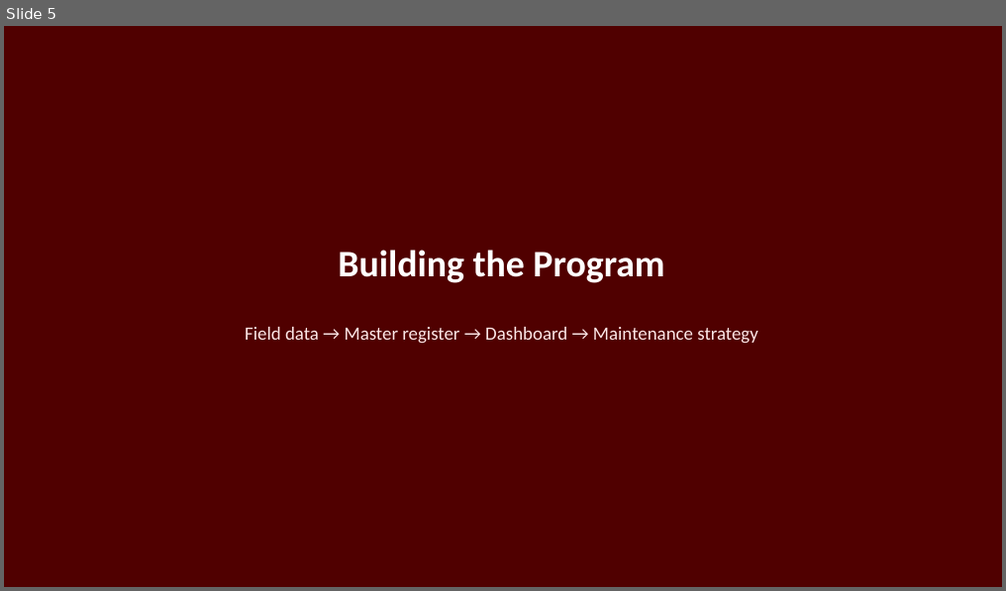
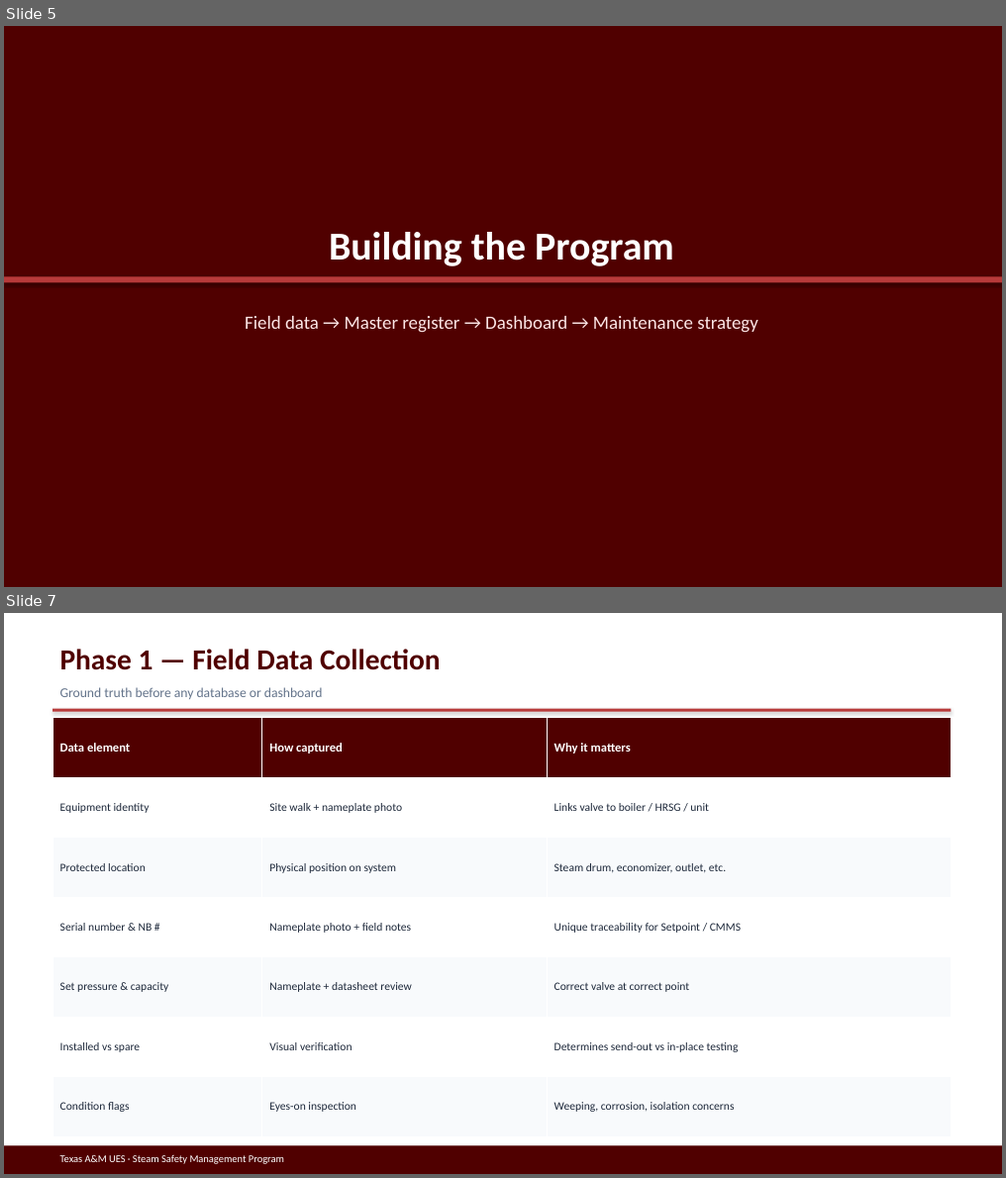
Before and after one commit to stavan12-a11y/PSV-Compliance-Tracking-Dashboard, a slide deck: docs/presentation/UES-Steam-Safety-Management-Program.pptx. Shown one above the other, each under a label of ours: slide 5 before the commit, slides 5 and 7 after it; the slides between them are not shown. The pictures are 1006x591 and 1006x1178 pixels, drawn with LibreOffice and Linux fonts; fonts in the diff are those of the drawing. Boxes give left, top, right and bottom in pixels: in the first picture for what was removed or moved away, otherwise in the second. Text is boxed around its words. In the diff, an @@ line names an element or a change of style, - is before the commit and + after.

```diff
--- a/docs/presentation/UES-Steam-Safety-Management-Program.pptx
+++ b/docs/presentation/UES-Steam-Safety-Management-Program.pptx
@@ slide 7 added at (4,613,1002,1174), background #FFFFFF @@
@@ text added at (60,649,441,670), 28 pt, text #500000, bold @@
+Phase 1 — Field Data Collection
@@ text added at (60,687,323,699), 13 pt, text #64748B @@
+Ground truth before any database or dashboard
@@ rectangle added at (53,709,951,712), fill #B83A3A @@
@@ table added at (53,718,951,1137), 7 rows, 3 columns @@
+Data element | How captured | Why it matters
+Equipment identity | Site walk + nameplate photo | Links valve to boiler / HRSG / unit
+Protected location | Physical position on system | Steam drum, economizer, outlet, etc.
+Serial number & NB # | Nameplate photo + field notes | Unique traceability for Setpoint / CMMS
+Set pressure & capacity | Nameplate + datasheet review | Correct valve at correct point
+Installed vs spare | Visual verification | Determines send-out vs in-place testing
+Condition flags | Eyes-on inspection | Weeping, corrosion, isolation concerns
@@ rectangle added at (4,1146,1002,1174), fill #500000 @@
@@ text added at (60,1156,284,1164), 10 pt, text #FFFFFF @@
+Texas A&M UES · Steam Safety Management Program
@@ slide 5 changed as well @@
@@ text "Building the Program": place and size @@
-text "Building the Program" at (338,250,664,283)
+text "Building the Program" at (329,232,674,267)
@@ text "Building the Program" at (329,232,674,267): size 36 to 38 pt @@
@@ rectangle added at (4,276,1002,282), fill #B83A3A @@
@@ text "Field data → Master register ...": place and size @@
-text "Field data → Master register ..." at (245,327,758,344)
+text "Field data → Master register ..." at (245,316,758,333)
```
Also in this commit, not shown: 16 other slides changed, 8 other slides added, 9 slides removed, 5 other files.
